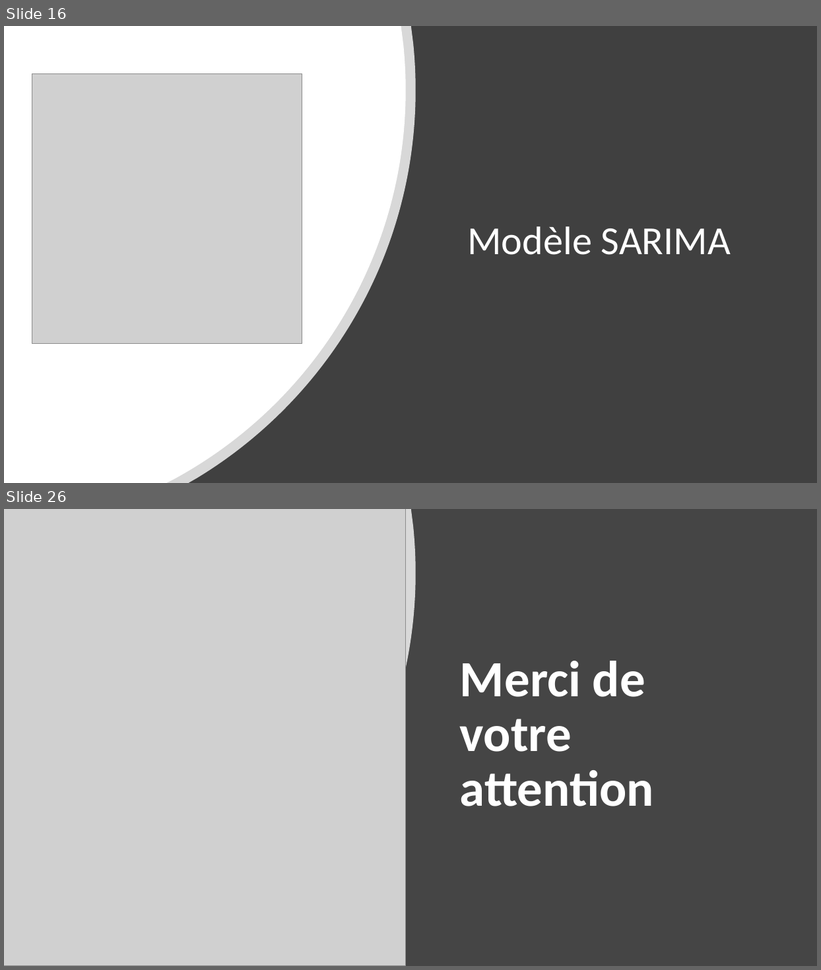
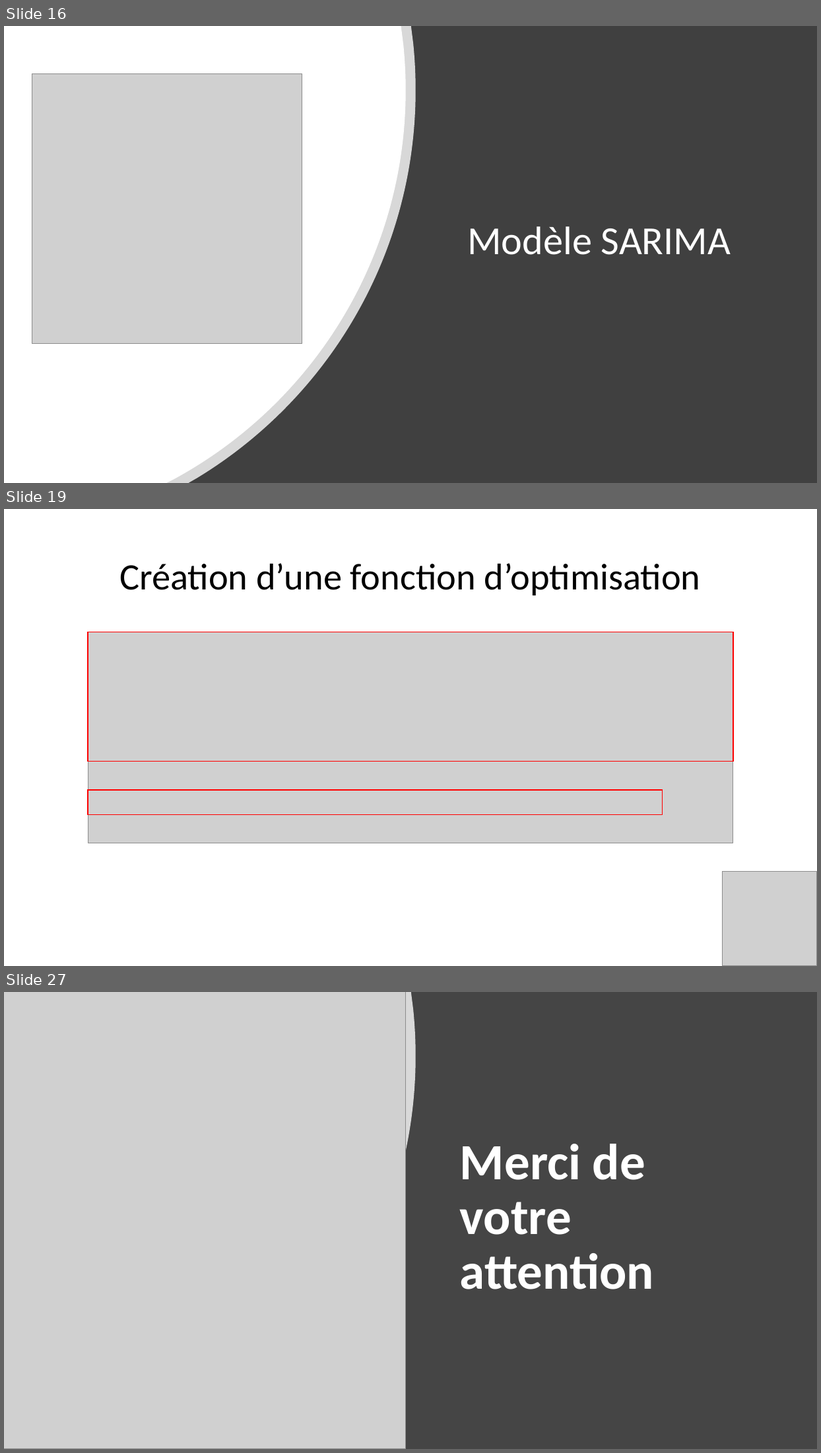
Before and after one commit to Julien-paulet/Projet_8, a slide deck: Présentation Projet_8.pptx. Shown one above the other, each under a label of ours: slides 16 and 26 before the commit, slides 16, 19 and 27 after it; the slides between them are not shown. The pictures are 821x970 and 821x1453 pixels, drawn with LibreOffice and Linux fonts; fonts in the diff are those of the drawing; grey boxes stand for pictures. Boxes give left, top, right and bottom in pixels: in the first picture for what was removed or moved away, otherwise in the second. Text is boxed around its words. In the diff, an @@ line names an element or a change of style, - is before the commit and + after.

```diff
--- a/Présentation Projet_8.pptx
+++ b/Présentation Projet_8.pptx
@@ slide 19 added at [4, 509, 817, 966], background #FFFFFF @@
@@ title added at [120, 563, 701, 595], 44 pt, text #000000 @@
+Création d’une fonction d’optimisation
@@ picture added at [88, 632, 733, 844] @@
@@ rectangle added at [88, 632, 733, 762], outline #FF0000 1 pt @@
@@ rectangle added at [88, 790, 663, 815], outline #FF0000 1 pt @@
@@ picture added at [723, 871, 817, 966] @@
@@ what was slide 26 is now slide 27 @@
```
Also in this commit, not shown: 7 slides changed, 4 other slides added, 1 slide removed, 8 other files.
